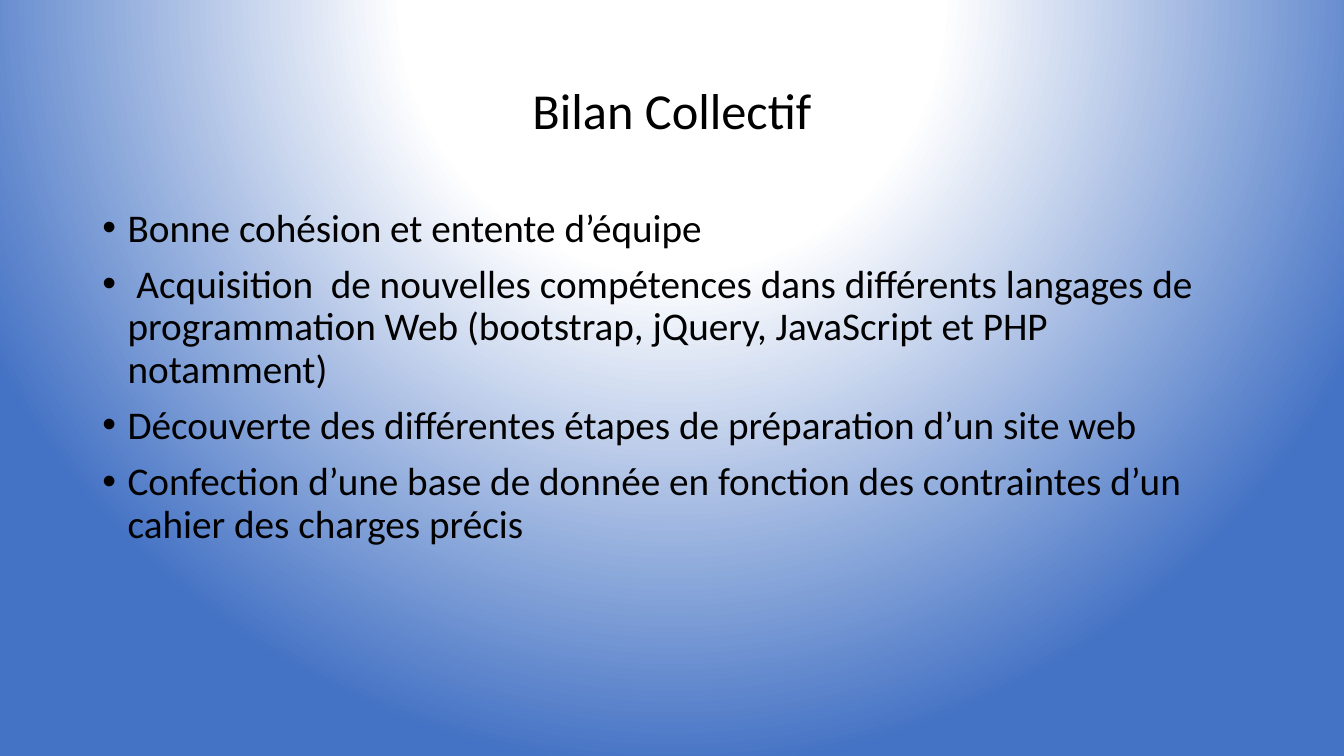
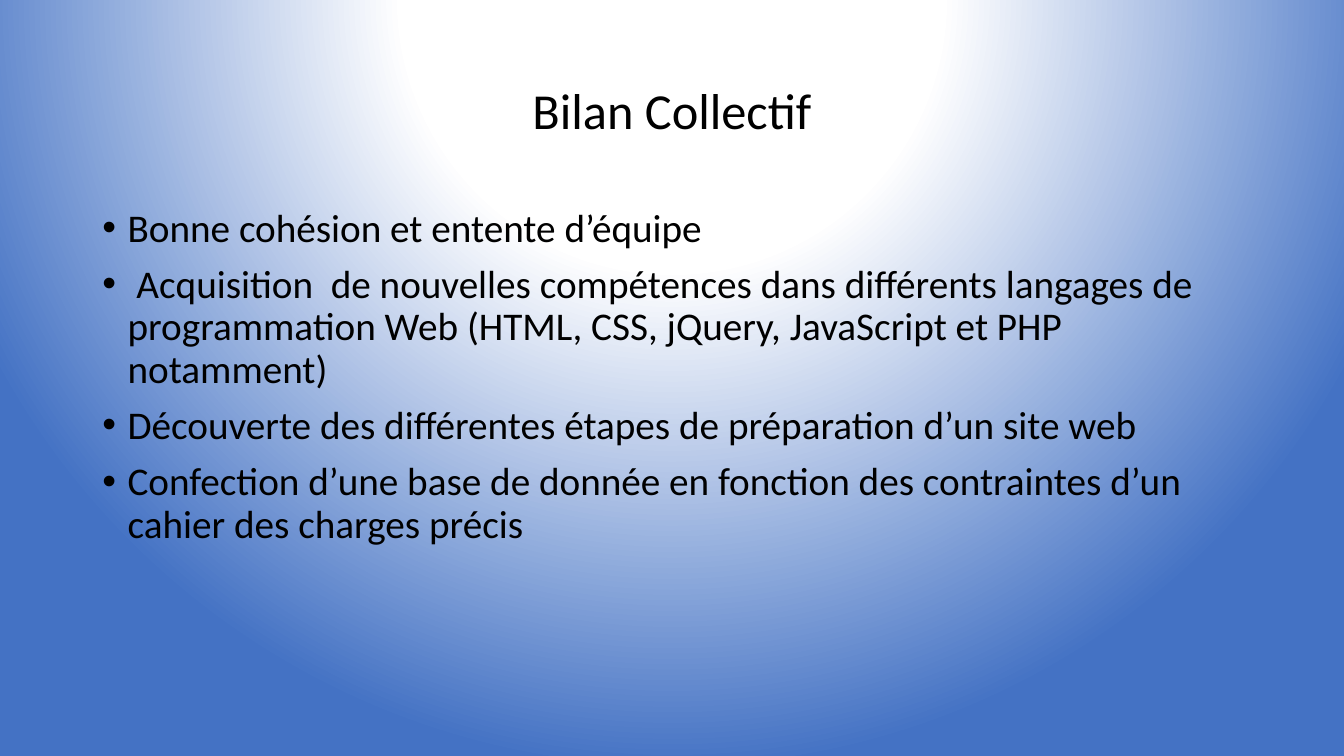
Before and after one commit to Maxtoq/ECELink, a slide deck: slide 13 of Présentation_finale.pptx. Drawn at 1344x756 pixels with LibreOffice and Linux fonts; fonts in the diff are those of the drawing. Boxes give left, top, right and bottom in pixels: in the first picture for what was removed or moved away, otherwise in the second. Text is boxed around its words. In the diff, an @@ line names an element or a change of style, - is before the commit and + after.

```diff
--- a/Présentation_finale.pptx
+++ b/Présentation_finale.pptx
@@ text at (128, 265, 1192, 388): text changed @@
-• Acquisition de nouvelles compétences dans différents langages de programmation Web (bootstrap, jQuery, JavaScript et PHP notamment)
+• Acquisition de nouvelles compétences dans différents langages de programmation Web (HTML, CSS, jQuery, JavaScript et PHP notamment)
```
Also in this commit, not shown: 9 other slides changed.
